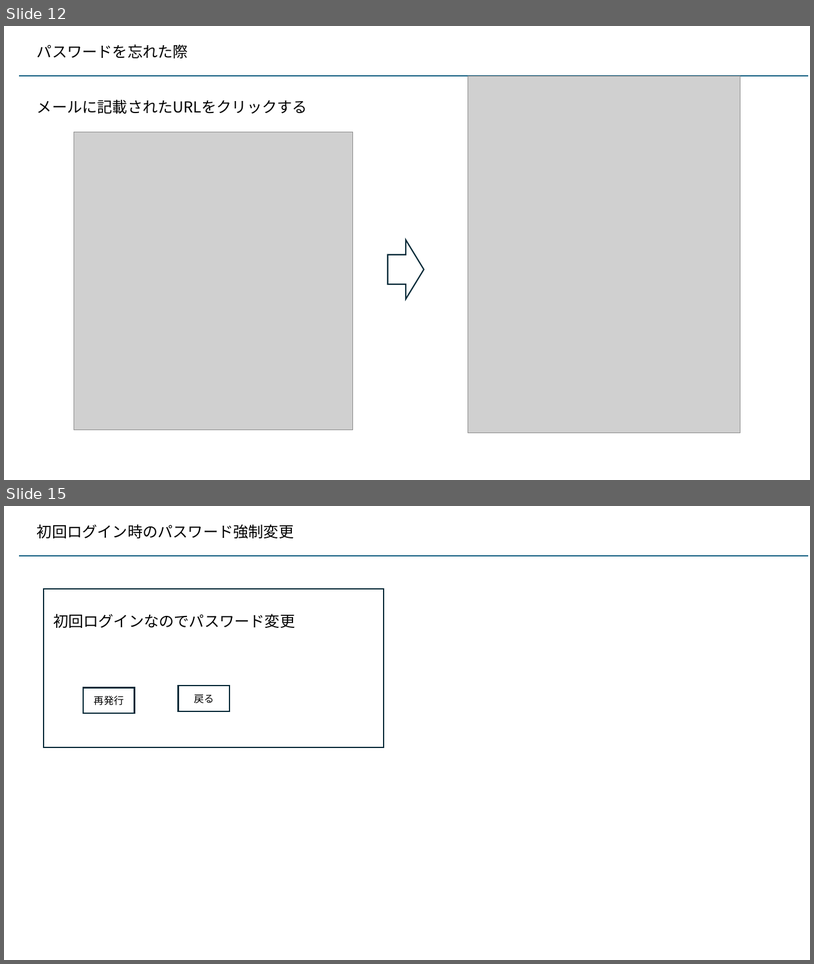
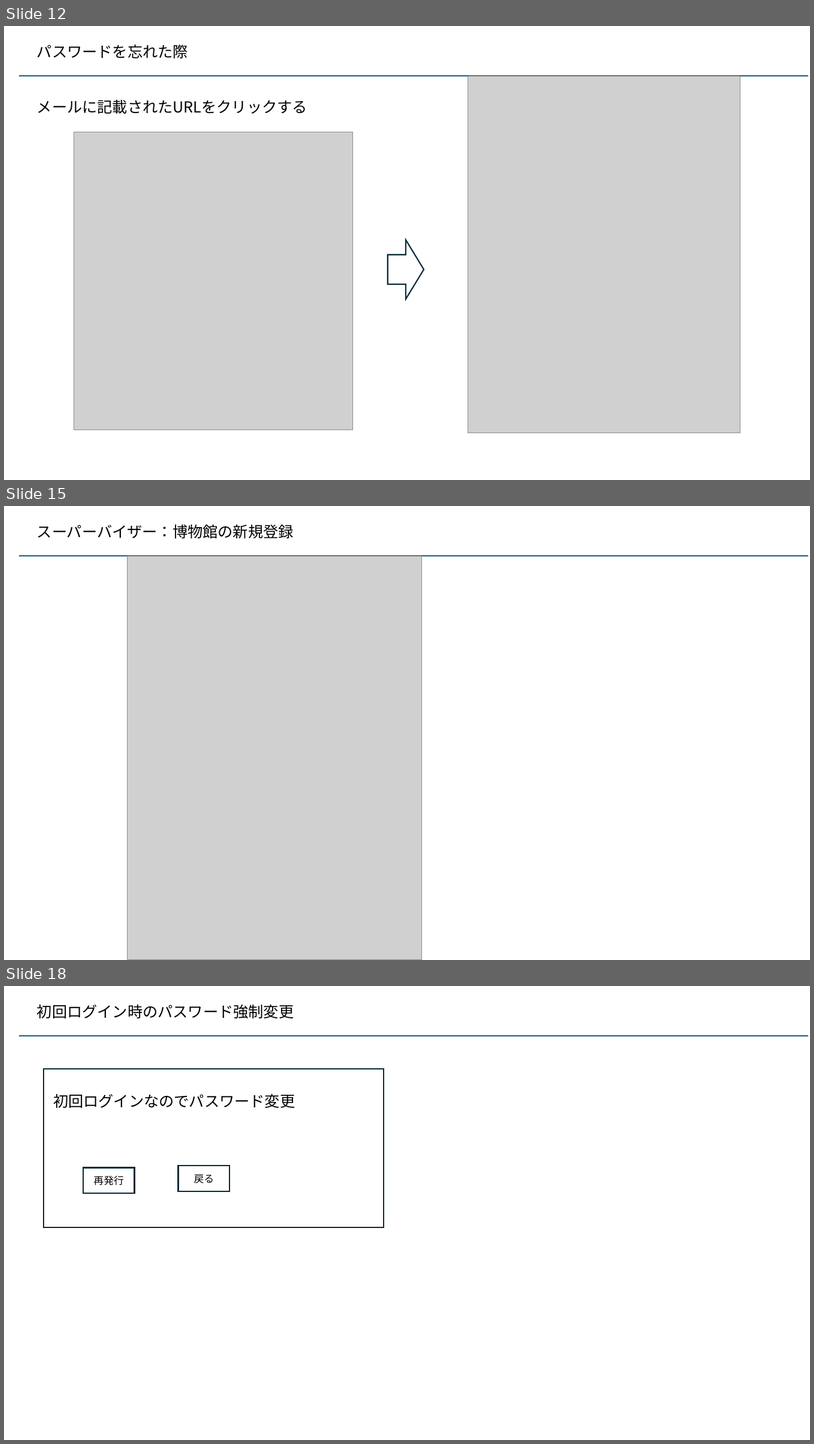
Before and after one commit to kaze-lab/museum_app_proj, a slide deck: 展示物アプリ仕様.pptx. Shown one above the other, each under a label of ours: slides 12 and 15 before the commit, slides 12, 15 and 18 after it; the slides between them are not shown. The pictures are 814x964 and 814x1444 pixels, drawn with LibreOffice and Linux fonts; fonts in the diff are those of the drawing; grey boxes stand for pictures. Boxes give left, top, right and bottom in pixels: in the first picture for what was removed or moved away, otherwise in the second. Text is boxed around its words. In the diff, an @@ line names an element or a change of style, - is before the commit and + after.

```diff
--- a/展示物アプリ仕様.pptx
+++ b/展示物アプリ仕様.pptx
@@ slide 15 added at [4, 506, 810, 960], background #FFFFFF @@
@@ text added at [37, 524, 294, 538], 18 pt, text #000000 @@
+スーパーバイザー：博物館の新規登録
@@ line added from (19, 556) to (809, 556), #156082 1.5 pt @@
@@ picture added at [128, 556, 422, 960] @@
@@ what was slide 15 is now slide 18 @@
```
Also in this commit, not shown: 4 slides changed, 3 other slides added, 1 slide removed, 5 other files.
